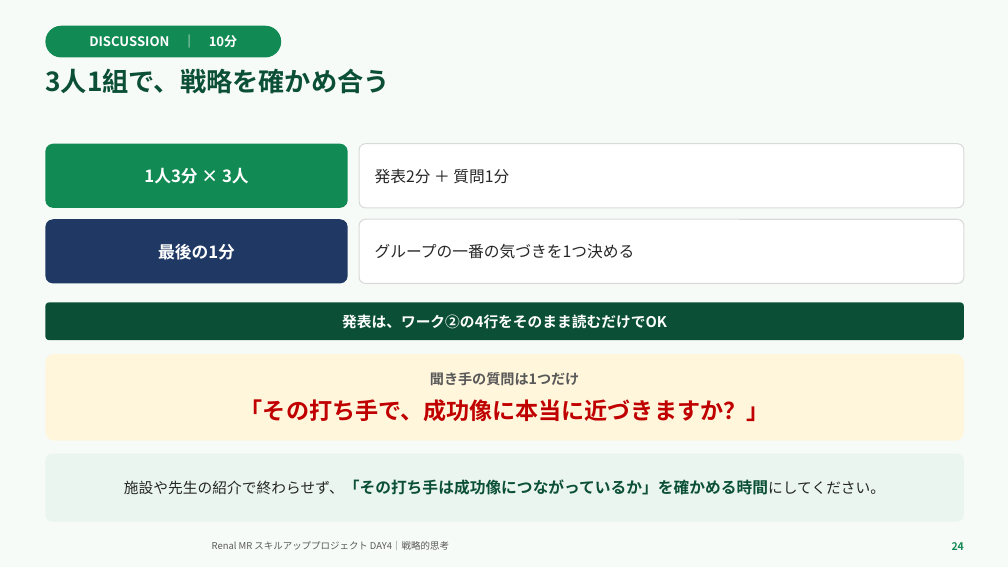
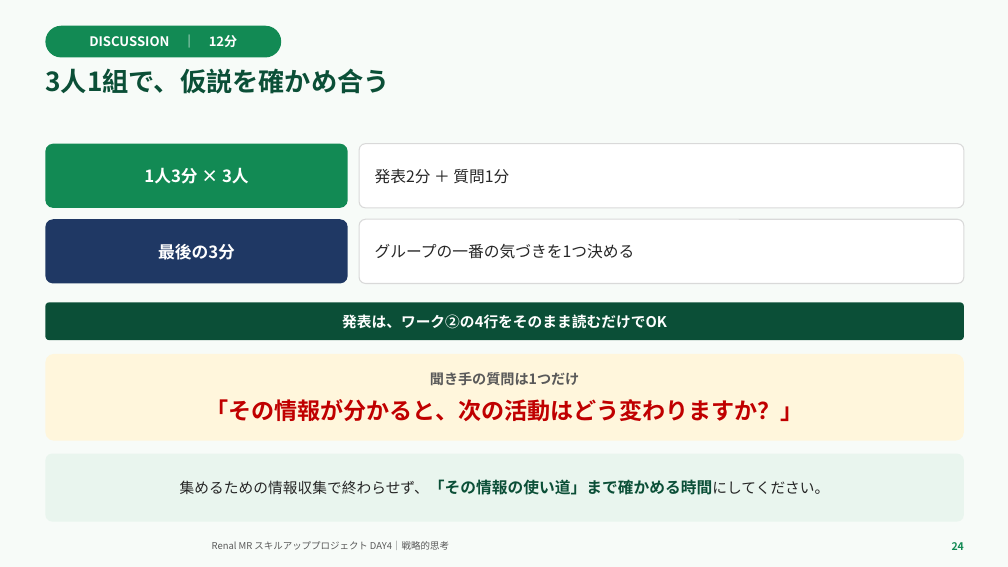
Before and after one commit to TAKUYA-1187/Claude, a slide deck: slide 24 of novartis_training/DAY4_ちょっと分かるだけで世界が変わる.pptx. Drawn at 1008x567 pixels with LibreOffice and Linux fonts; fonts in the diff are those of the drawing; background and template pictures are left out. Boxes give left, top, right and bottom in pixels: in the first picture for what was removed or moved away, otherwise in the second. Text is boxed around its words. In the diff, an @@ line names an element or a change of style, - is before the commit and + after.

```diff
--- a/novartis_training/DAY4_ちょっと分かるだけで世界が変わる.pptx
+++ b/novartis_training/DAY4_ちょっと分かるだけで世界が変わる.pptx
@@ text in rounded rectangle at [89,35,238,47]: text changed @@
-DISCUSSION ｜ 10分
+DISCUSSION ｜ 12分
@@ text at [45,68,389,94]: text changed @@
-3人1組で、戦略を確かめ合う
+3人1組で、仮説を確かめ合う
@@ text in rounded rectangle at [158,244,235,260]: text changed @@
-最後の1分
+最後の3分
@@ text in rounded rectangle at [205,399,804,421]: text changed @@
-「その打ち手で、成功像に本当に近づきますか？」
+「その情報が分かると、次の活動はどう変わりますか？」
@@ text in rounded rectangle at [180,479,829,495]: text changed; size 15 to 14 pt; text colour #0B4F37 to #262626; bold off @@
-施設や先生の紹介で終わらせず、「その打ち手は成功像につながっているか」を確かめる時間にしてください。
+集めるための情報収集で終わらせず、「その情報の使い道」まで確かめる時間にしてください。
```
Also in this commit, not shown: 21 other slides changed, 2 other files.
